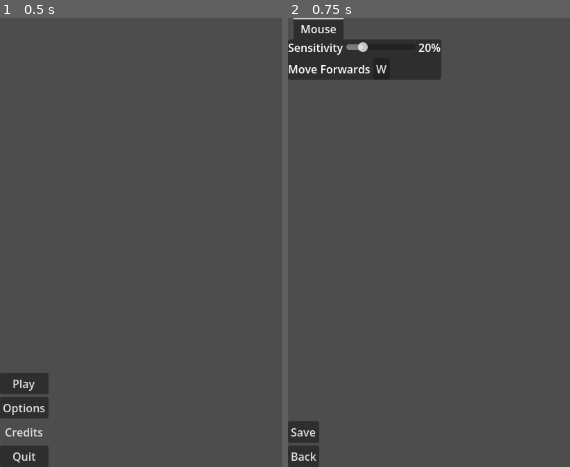
Above: before the commit, frames 1-2 (left to right).
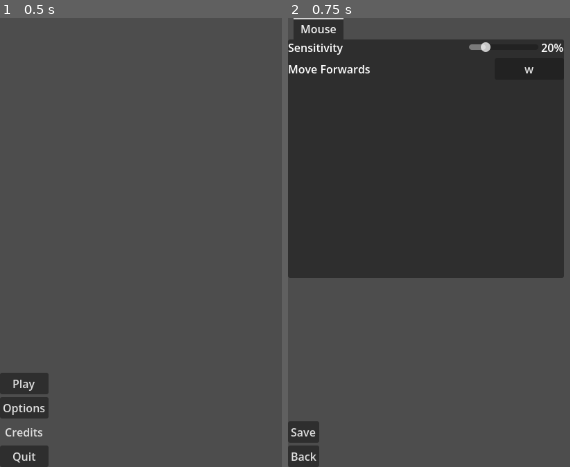
Above: after the commit, the same moments.

Repository: Alloy-MVP/HITW
Game: Godot game, scene res://title_screen.tscn
The game is run twice, just before and just after one commit, with the same random seed, the same clock (stepped at 60 frames per second) and the same inputs.
Inputs:
- Up to frame 1 (0.5 s): no input
- Up to frame 2 (0.75 s): click "Options" at 0.5 s

Frame 1 is identical in both runs. In frame 2, 47% of the frame differs, in the area x 0-98%, y 4-58%.

Commit message:
Forwards keybind remapping works, just need to add the rest of the controls.

Diff:
--- a/Config.cfg
+++ b/Config.cfg
@@ -1,3 +1,4 @@
 [INPUTS]
 
 sensitivity=0.2
+forward="w"
--- a/options_menu.gd
+++ b/options_menu.gd
@@ -6,7 +6,7 @@
 
 var sensitivity
 var selected: bool = false
-
+var forward
 
 signal options_update
 
@@ -19,18 +19,33 @@
 	ui.visible = false
 	self.visible = false
 
-	#if not FileAccess.file_exists(config_path):
-	DirAccess.copy_absolute(master_config_path, config_path)
+	if not FileAccess.file_exists(config_path):
+		DirAccess.copy_absolute(master_config_path, config_path)
+	load_config()
+
+func load_config():
 	config.load(config_path)
 
 	sensitivity = config.get_value("INPUTS", "sensitivity")
 	sensitivity_label.text = str(int(sensitivity*100)) + "%"
+	forward = config.get_value("INPUTS", "forward")
+	forward_input_label.text = str(forward)
 	$CanvasLayer/TabContainer/Mouse/Sensitivity/HSlider.set_value_no_signal(sensitivity)
+
+func _unhandled_input(event: InputEvent) -> void:
+	if event is InputEventKey and event.is_pressed():
+		if selected:
+			forward = event.as_text()
+			forward_input_label.release_focus()
+			forward_input_label.text = forward
+			selected = false
+
 
 func Hide():
 	ui.visible = false
 
 func Show():
+	load_config()
 	ui.visible = true
 
 # Called every frame. 'delta' is the elapsed time since the previous frame.
@@ -51,20 +66,28 @@
 
 func sensitivity_changed(value: float) -> void:
 	sensitivity = value
-	var s = str(int(value*100))
-	sensitivity_label.text = s + "%"
+	if sensitivity:
+		var s = str(int(value*100))
+		sensitivity_label.text = s + "%"
 
 func forwards_selected() -> void:
-	var b = forward_input_label.text
-	selected = not selected
+	selected = true
+	var b = config.get_value("INPUTS", "forward")
 	if selected:
-		forward_input_label.text = ">"+b+"<"
-	else:
-		forward_input_label.text = b
+		forward_input_label.grab_focus()
+		forward_input_label.text = ">Press any key<"
 
 
 func _on_save_pressed() -> void:
-	config.set_value("INPUTS", "sensitivity", sensitivity)
+	if sensitivity != null:
+		config.set_value("INPUTS", "sensitivity", sensitivity)
+	if forward != null:
+		config.set_value("INPUTS", "forward", forward)
+		InputMap.action_erase_events("forward")
+		var new_forward = InputEventKey.new()
+		new_forward.keycode = OS.find_keycode_from_string(forward)
+		InputMap.action_add_event("forward", new_forward)
+
 	config.save(config_path)
 
 	emit_signal("options_update")
--- a/options_menu.tscn
+++ b/options_menu.tscn
@@ -35,7 +35,8 @@
 text = "Back"
 
 [node name="TabContainer" type="TabContainer" parent="CanvasLayer" unique_id=1001796507]
-offset_right = 40.0
+offset_right = 398.0
+offset_bottom = 375.0
 current_tab = 0
 
 [node name="Mouse" type="VBoxContainer" parent="CanvasLayer/TabContainer" unique_id=948763679]
@@ -48,6 +49,10 @@
 [node name="Label" type="Label" parent="CanvasLayer/TabContainer/Mouse/Sensitivity" unique_id=1325181938]
 layout_mode = 2
 text = "Sensitivity"
+
+[node name="Spacer" type="Control" parent="CanvasLayer/TabContainer/Mouse/Sensitivity" unique_id=470211573]
+layout_mode = 2
+size_flags_horizontal = 3
 
 [node name="HSlider" type="HSlider" parent="CanvasLayer/TabContainer/Mouse/Sensitivity" unique_id=1232135382]
 custom_minimum_size = Vector2(100, 0)
@@ -69,9 +74,13 @@
 layout_mode = 2
 text = "Move Forwards"
 
+[node name="Spacer" type="Control" parent="CanvasLayer/TabContainer/Mouse/Forward" unique_id=116380895]
+layout_mode = 2
+size_flags_horizontal = 3
+
 [node name="Button" type="Button" parent="CanvasLayer/TabContainer/Mouse/Forward" unique_id=1922259712]
+custom_minimum_size = Vector2(100, 0)
 layout_mode = 2
-text = "W"
 
 [connection signal="pressed" from="CanvasLayer/VBoxContainer/Save" to="." method="_on_save_pressed"]
 [connection signal="pressed" from="CanvasLayer/VBoxContainer/Back" to="." method="_on_back_pressed"]
